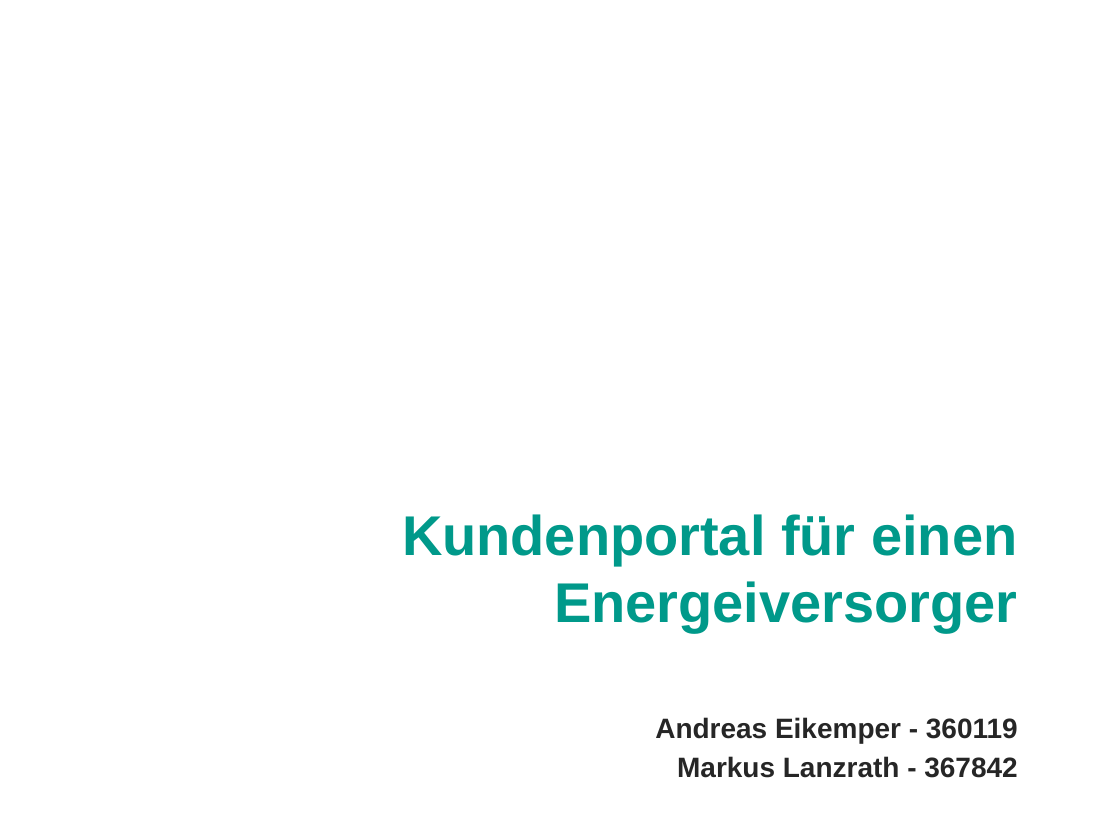
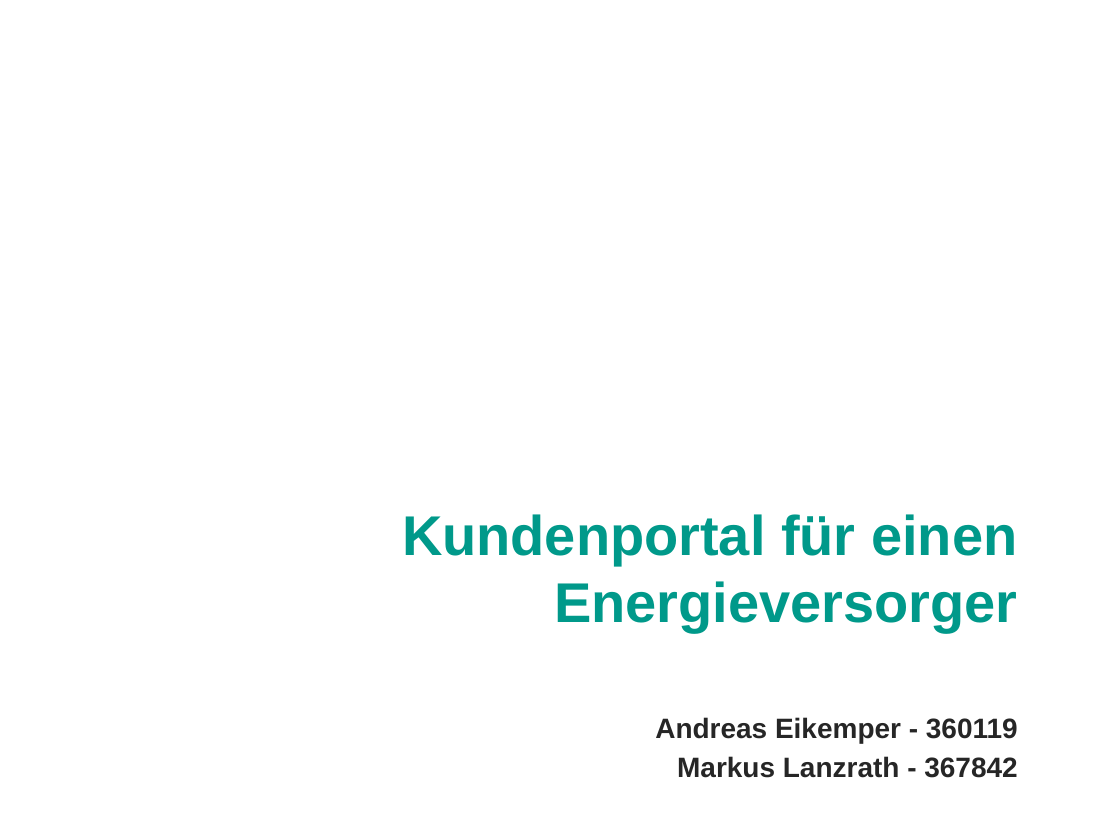
Before and after one commit to DerMagsTa/Kundenportal, a slide deck: slide 1 of Präsentation Web Programmierung.pptx. Drawn at 1120x840 pixels with LibreOffice and Linux fonts; fonts in the diff are those of the drawing; background and template pictures are left out. Boxes give left, top, right and bottom in pixels: in the first picture for what was removed or moved away, otherwise in the second. Text is boxed around its words. In the diff, an @@ line names an element or a change of style, - is before the commit and + after.

```diff
--- a/Präsentation Web Programmierung.pptx
+++ b/Präsentation Web Programmierung.pptx
@@ text at bbox=[402, 514, 1017, 632]: text changed @@
-Kundenportal für einen Energeiversorger
+Kundenportal für einen Energieversorger
```
Also in this commit, not shown: 7 other slides changed, 2 slides added.
